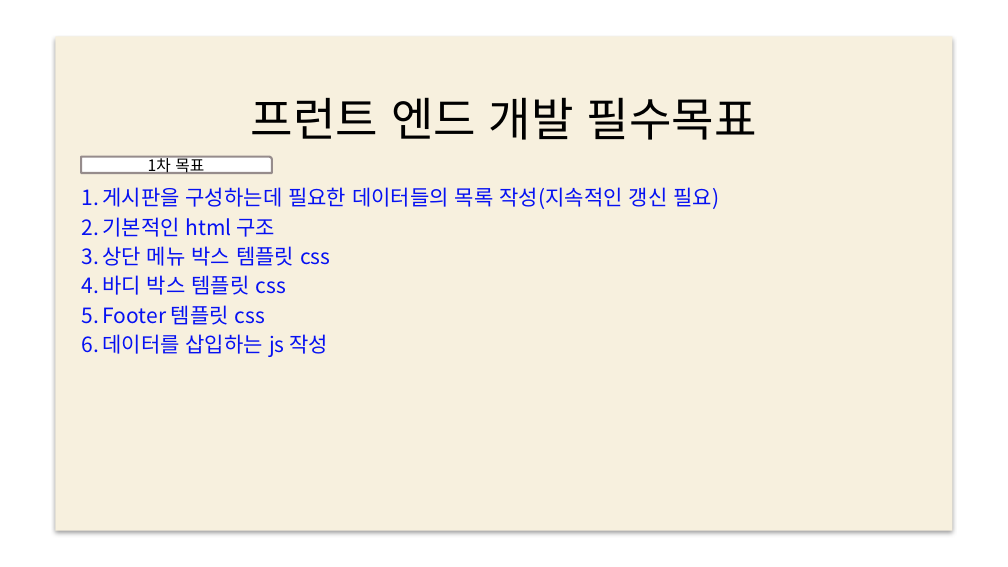
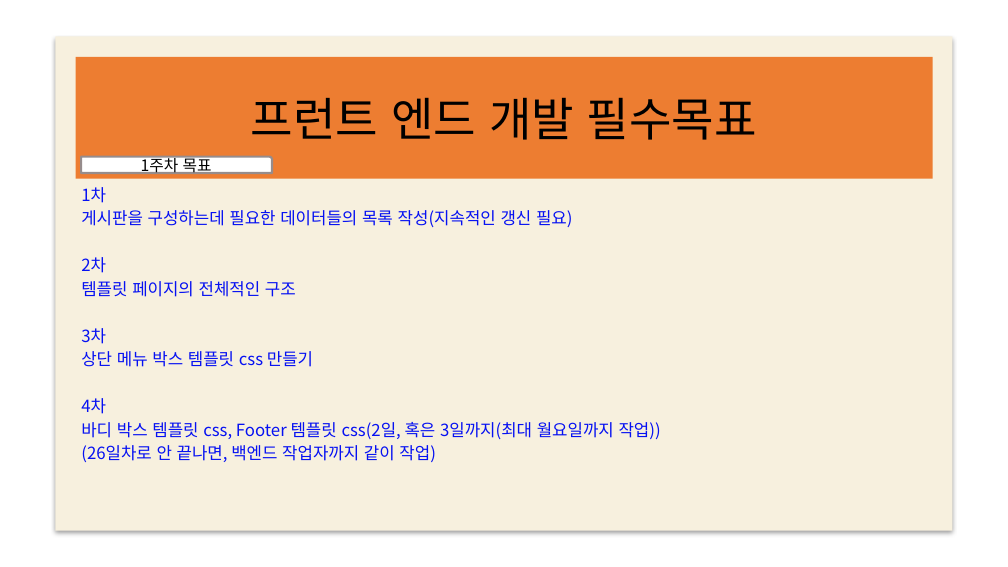
Before and after one commit to web5-kimgangmoon/teamproject_cloneCoding-Kim-Lee-Son-, a slide deck: slide 11 of 스케줄표.pptx (slide 3 before the commit). Drawn at 1008x567 pixels with LibreOffice and Linux fonts; fonts in the diff are those of the drawing; background and template pictures are left out. Boxes give left, top, right and bottom in pixels: in the first picture for what was removed or moved away, otherwise in the second. Text is boxed around its words. In the diff, an @@ line names an element or a change of style, - is before the commit and + after.

```diff
--- a/스케줄표.pptx
+++ b/스케줄표.pptx
@@ title "프런트 엔드 개발 필수목표": place and size @@
-title "프런트 엔드 개발 필수목표" at box(251, 97, 757, 140)
+title "프런트 엔드 개발 필수목표" at box(76, 57, 933, 178)
@@ title "프런트 엔드 개발 필수목표" at box(76, 57, 933, 178): fill none to #ED7D31 @@
@@ text in round rect at box(141, 155, 212, 176): text changed @@
-1차 목표
+1주차 목표
@@ subtitle at box(81, 187, 106, 203): paragraph added @@
+1차
@@ subtitle at box(81, 210, 573, 227): size 20 to 16 pt in "게시판을 구성하는데 필요한 데이터들의 목록 작성(지속적인 갱신 ..."; bullet 1. to none @@
@@ subtitle at box(81, 257, 661, 462): text changed; size 20 to 16 pt @@
-2. 기본적인 html 구조
-3. 상단 메뉴 박스 템플릿 css
-4. 바디 박스 템플릿 css
-5. Footer 템플릿 css
-6. 데이터를 삽입하는 js 작성
+2차
+템플릿 페이지의 전체적인 구조
+3차
+상단 메뉴 박스 템플릿 css 만들기
+4차
+바디 박스 템플릿 css, Footer 템플릿 css(2일, 혹은 3일까지(최대 월요일까지 작업))
+(26일차로 안 끝나면, 백엔드 작업자까지 같이 작업)
```
Also in this commit, not shown: 6 other slides changed, 10 slides added, 2 slides removed.
